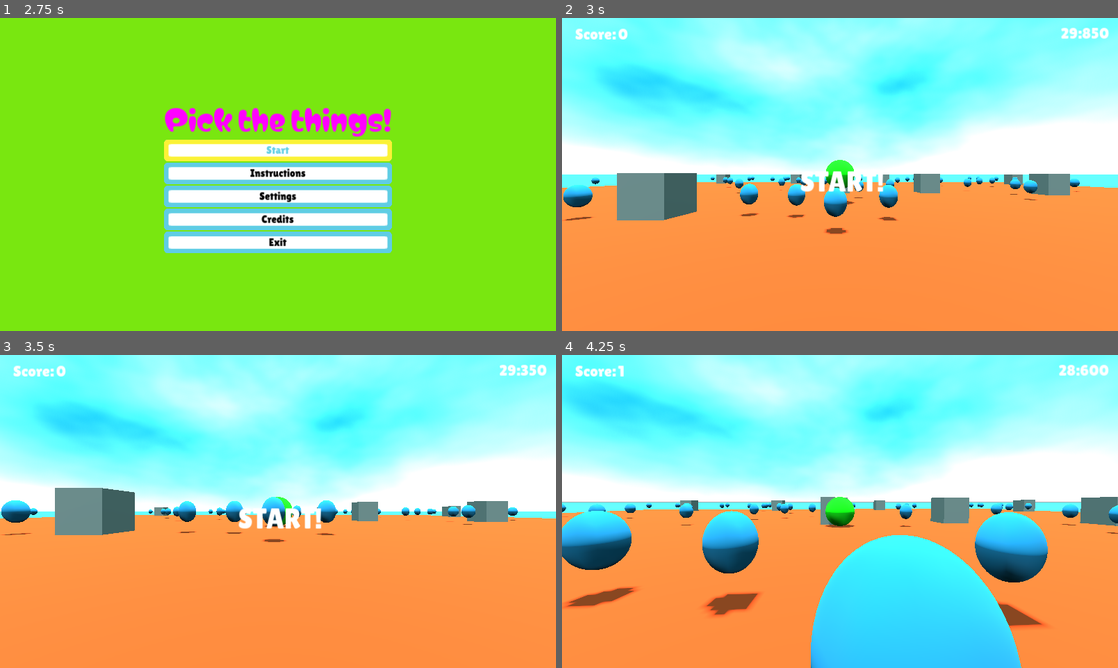
Above: before the commit, frames 1-4 (two rows, left to right).
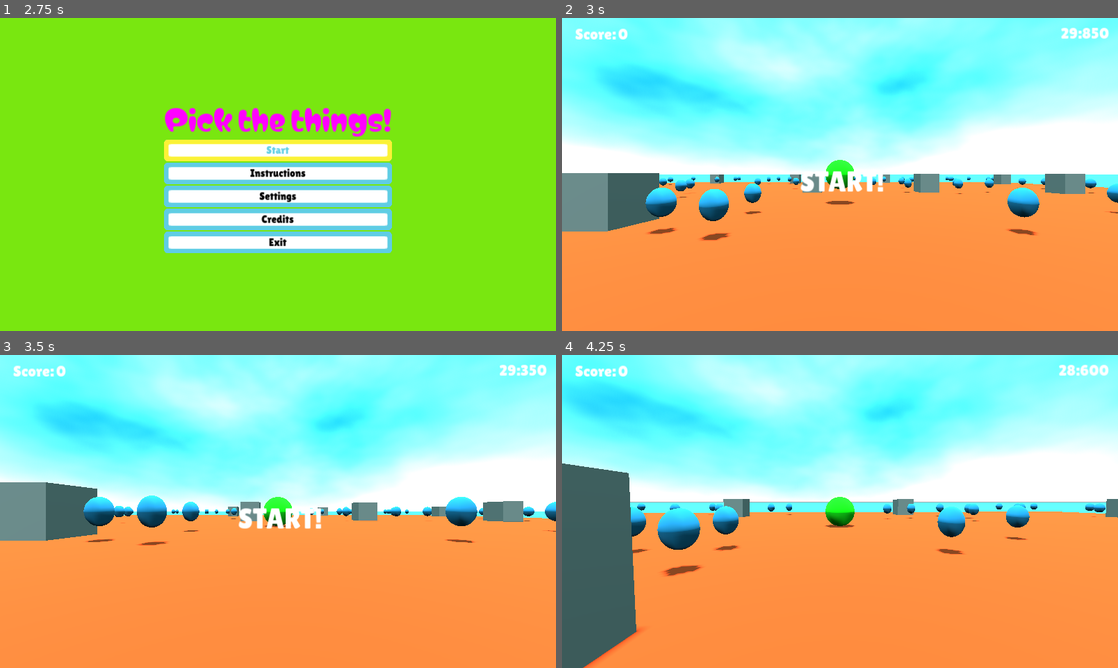
Above: after the commit, the same moments.

Repository: tfcb93/pick-up-the-things
Game: Godot game, scene res://Scenes/Start_screen.tscn
The game is run twice, just before and just after one commit, with the same random seed, the same clock (stepped at 60 frames per second) and the same inputs.
Inputs (mouse positions are in pixels of both pictures, inside the frame that each line leads up to):
- Up to frame 1 (2.75 s): click "Settings" at 0.5 s; click "Full screen" at 1.25 s; click "back" at 2 s
- Up to frame 2 (3 s): click "Start" at 2.75 s
- Up to frame 3 (3.5 s): no input
- Up to frame 4 (4.25 s): tap Enter at 3.5 s; move the mouse to (867, 511) at 3.52 s; hold Up (move_forward) from 3.53 s (still down)

Frame 1 is identical in both runs. In frame 2, 7.7% of the frame differs, in the area x 0-100%, y 49-72%; in frame 3, 6.8%; in frame 4, 29%, in the area x 0-100%, y 3-100%.

Commit message:
Creates padding for sub areas

Diff:
--- a/Scripts/Ground.gd
+++ b/Scripts/Ground.gd
@@ -18,6 +18,7 @@
 var area_size_shift := 0.0; # How much to shift from (0, 1, 0). Value should always be negative;
 @export_range(1, 10, 1) var side_area_division := 4; ## Divides area for obstacles. Each subdivision will have 1 obstacle. The value is applicable to the side, e.g. 4 will be 4 columns and 4 rows, total of 16 sub areas
 @export_range(5, 20, 5) var area_ratio := 10; ## Area ratio is how much size the area will have for each subarea, e.g.: 10 means 10 * side_area_division = total_ground_area;
+@export_range(0.1, 5, 0.1) var sub_area_padding := 1.5;
 
 func _ready() -> void:
 	Events._restart_game.connect(_on_restart_game);
@@ -39,10 +40,14 @@
 	var max_collectable_per_area := WorldGlobals.totalCollectables / side_area_division ** 2;
 	for x in side_area_division:
 		for z in side_area_division:
+			var area_x_0 := ((x * divided_size) + sub_area_padding) + area_size_shift;
+			var area_x_1 := (((x + 1) * divided_size) - sub_area_padding) + area_size_shift;
+			var area_z_0 := ((z * divided_size) + sub_area_padding) + area_size_shift;
+			var area_z_1 := (((z + 1) * divided_size) - sub_area_padding) + area_size_shift;
 
-			var sub_area_obstacle_pos:Vector3 = obstacles_list.add_to_obstacle_list((x * divided_size) + area_size_shift, ((x + 1) * divided_size) + area_size_shift, (z * divided_size) + area_size_shift, ((z + 1) * divided_size) + area_size_shift);
+			var sub_area_obstacle_pos:Vector3 = obstacles_list.add_to_obstacle_list(area_x_0, area_x_1, area_z_0, area_z_1);
 			var collectables_for_this_sub_area := max_collectable_per_area if (remaining_collectables - max_collectable_per_area > max_collectable_per_area) else remaining_collectables;
-			collectables_list.add_to_collectables_list((x * divided_size) + area_size_shift, ((x + 1) * divided_size) + area_size_shift, (z * divided_size) + area_size_shift, ((z + 1) * divided_size) + area_size_shift, sub_area_obstacle_pos, collectables_for_this_sub_area);
+			collectables_list.add_to_collectables_list(area_x_0, area_x_1, area_z_0, area_z_1, sub_area_obstacle_pos, collectables_for_this_sub_area);
 			remaining_collectables -= collectables_for_this_sub_area;
 
 
--- a/Scripts/Obstacle.gd
+++ b/Scripts/Obstacle.gd
@@ -1,7 +1 @@
 extends StaticBody3D;
-
-func _ready() -> void:
-	pass # Replace with function body.
-
-func _process(delta: float) -> void:
-	pass
--- a/Scripts/Settings.gd
+++ b/Scripts/Settings.gd
@@ -1,15 +1,4 @@
-extends CanvasLayer
-
-
-# Called when the node enters the scene tree for the first time.
-func _ready():
-	pass # Replace with function body.
-
-
-# Called every frame. 'delta' is the elapsed time since the previous frame.
-func _process(delta):
-	pass
-
+extends CanvasLayer;
 
 func _on_check_button_toggled(toggled_on: bool) -> void:
 	if toggled_on:
